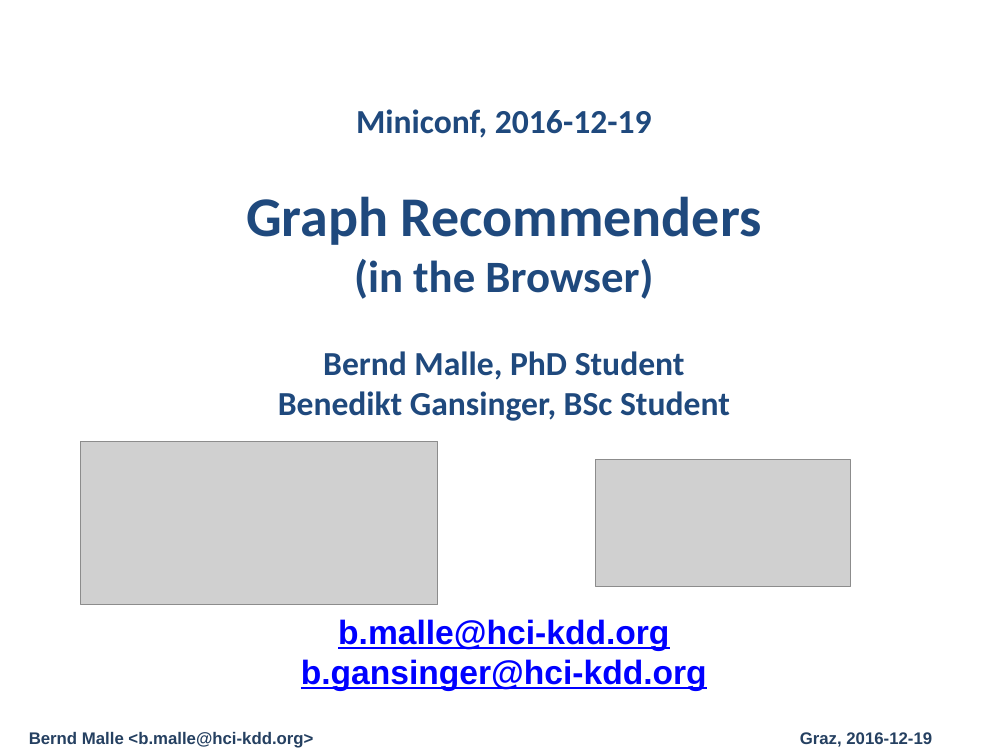
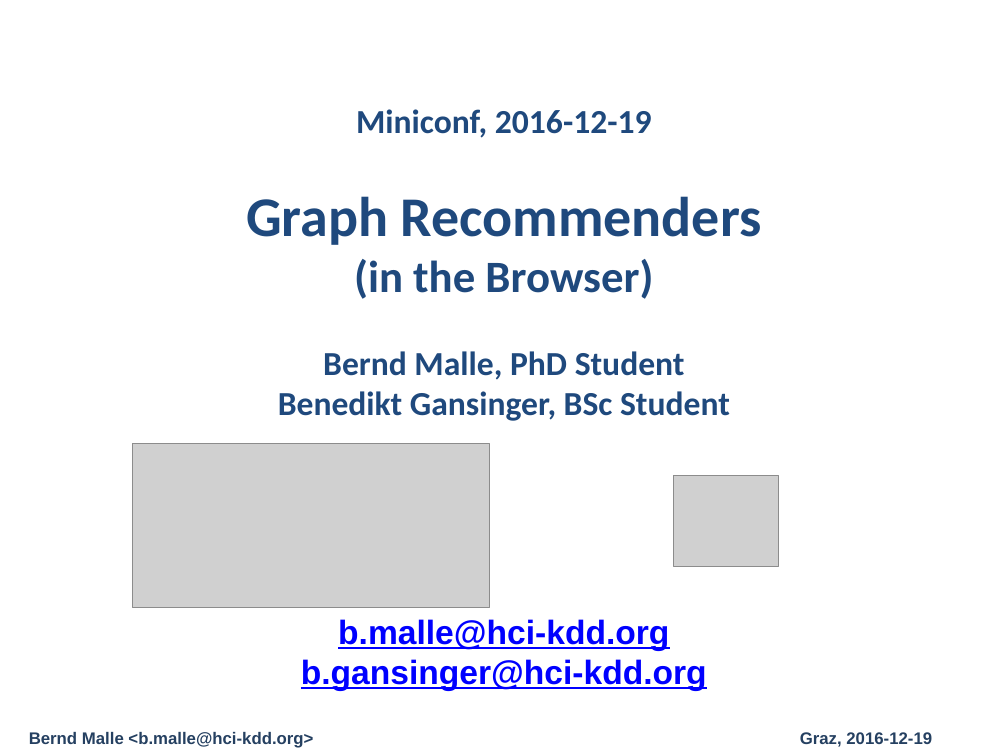
Before and after one commit to cassinius/phd-presentations, a slide deck: slide 1 of 2016/graph_recommender_presentation_20161219/Graph_Recommender_Presentation.pptx. Drawn at 1008x756 pixels with LibreOffice and Linux fonts; fonts in the diff are those of the drawing; grey boxes stand for pictures; background and template pictures are left out. Boxes give left, top, right and bottom in pixels: in the first picture for what was removed or moved away, otherwise in the second. Text is boxed around its words. In the diff, an @@ line names an element or a change of style, - is before the commit and + after.

```diff
--- a/2016/graph_recommender_presentation_20161219/Graph_Recommender_Presentation.pptx
+++ b/2016/graph_recommender_presentation_20161219/Graph_Recommender_Presentation.pptx
@@ picture: place and size @@
-picture at <box>81,442,437,605</box>
+picture at <box>132,444,489,607</box>
@@ picture removed at <box>596,460,850,587</box> @@
@@ picture added at <box>674,476,779,566</box> @@
```
Also in this commit, not shown: 11 other slides changed, 1 other file.
